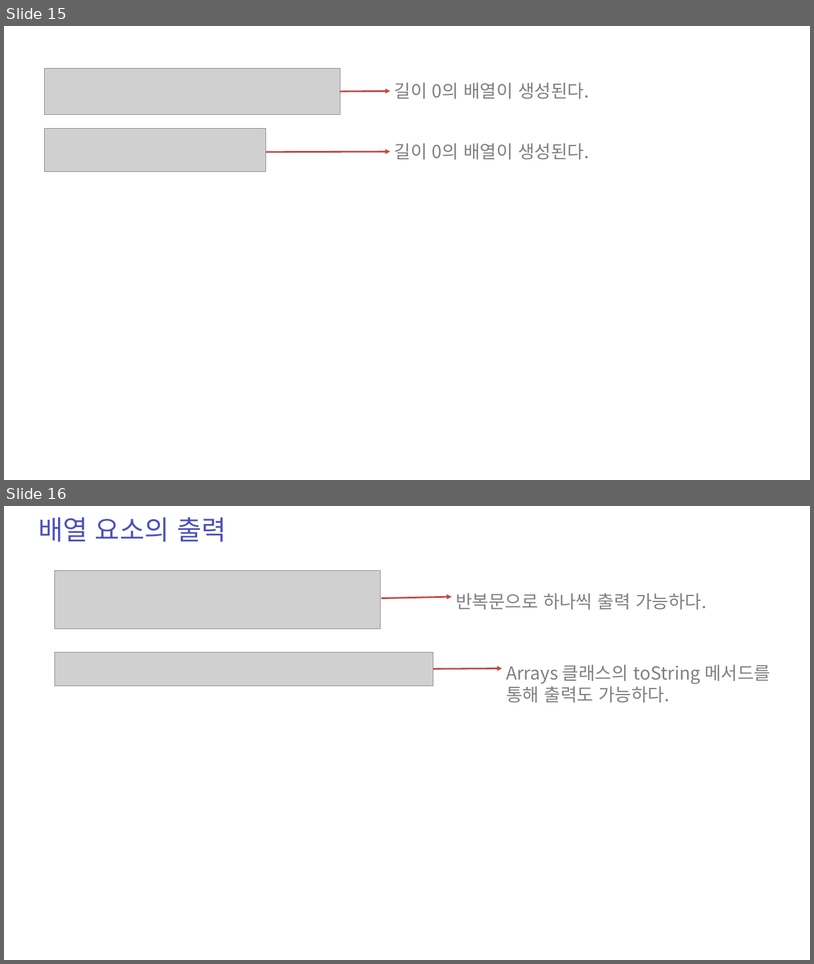
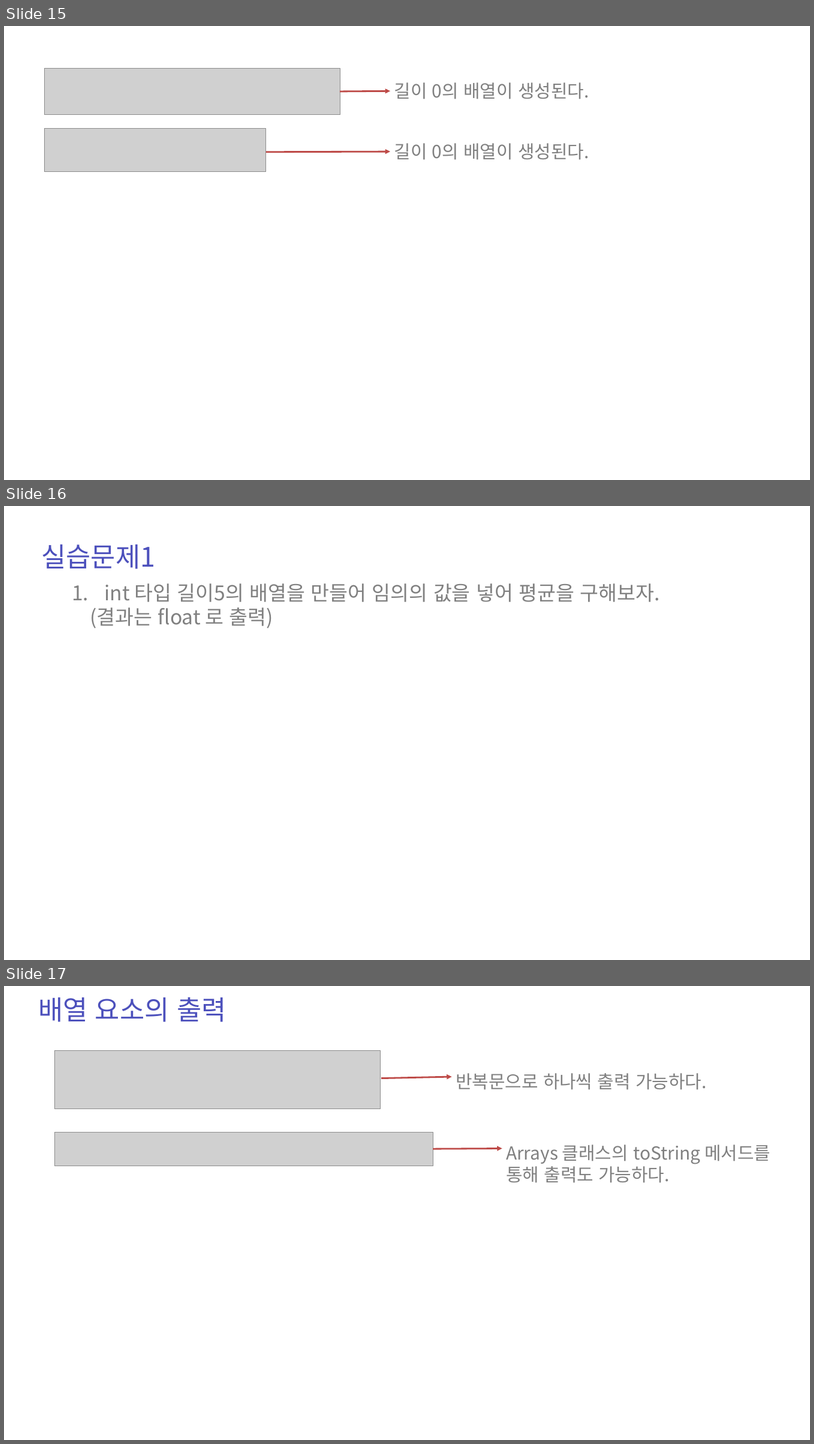
Before and after one commit to zest132/JavaLecture, a slide deck: JavaLecture/LectureFile/java 5강.pptx. Shown one above the other, each under a label of ours: slides 15 and 16 before the commit, slides 15, 16 and 17 after it. The pictures are 814x964 and 814x1444 pixels, drawn with LibreOffice and Linux fonts; fonts in the diff are those of the drawing; grey boxes stand for pictures. Boxes give left, top, right and bottom in pixels: in the first picture for what was removed or moved away, otherwise in the second. Text is boxed around its words. In the diff, an @@ line names an element or a change of style, - is before the commit and + after.

```diff
--- a/JavaLecture/LectureFile/java 5강.pptx
+++ b/JavaLecture/LectureFile/java 5강.pptx
@@ slide 16 added at [4, 506, 810, 960], background #FFFFFF @@
@@ text added at [42, 544, 156, 569], 48 pt, text #4C50BC @@
+실습문제1
@@ text added at [90, 583, 660, 628], 36 pt, text #808080 @@
+1. int 타입 길이5의 배열을 만들어 임의의 값을 넣어 평균을 구해보자.
+(결과는 float 로 출력)
@@ what was slide 16 is now slide 17 @@
```
Also in this commit, not shown: 1 slide changed, 4 other files.
